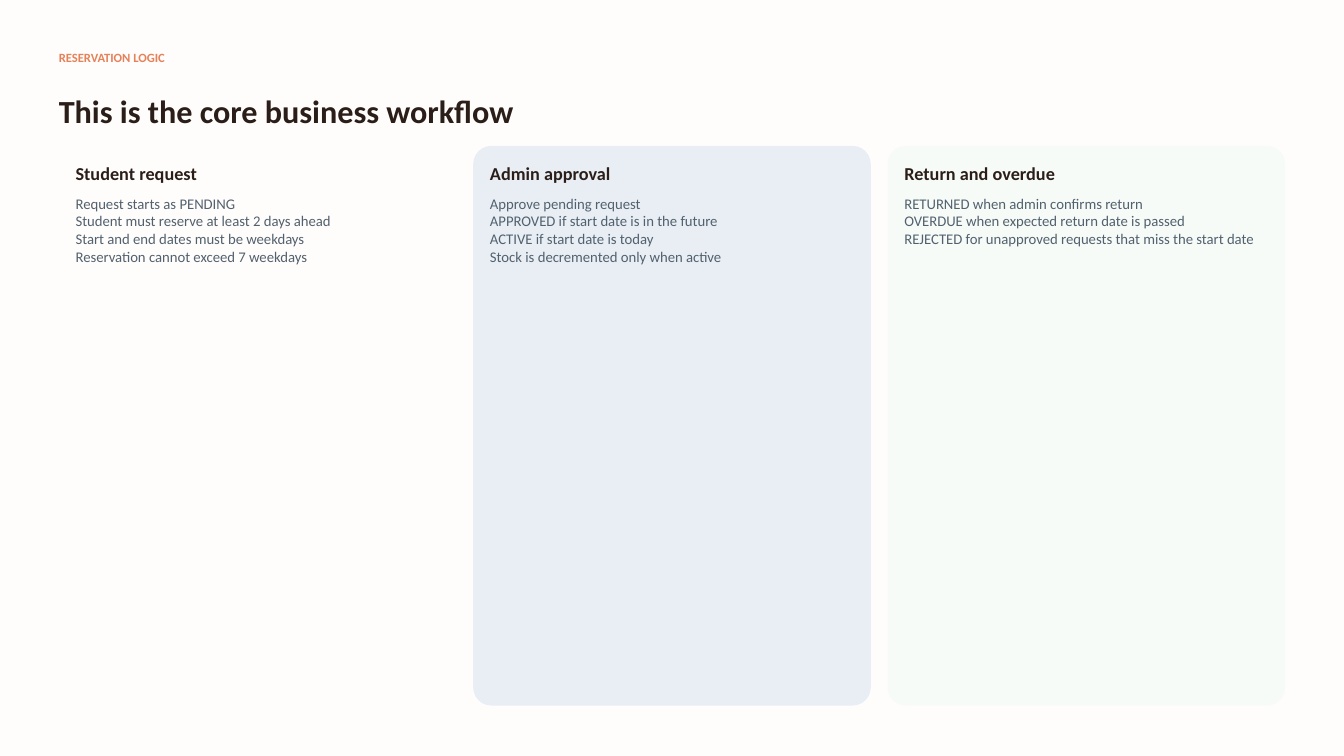
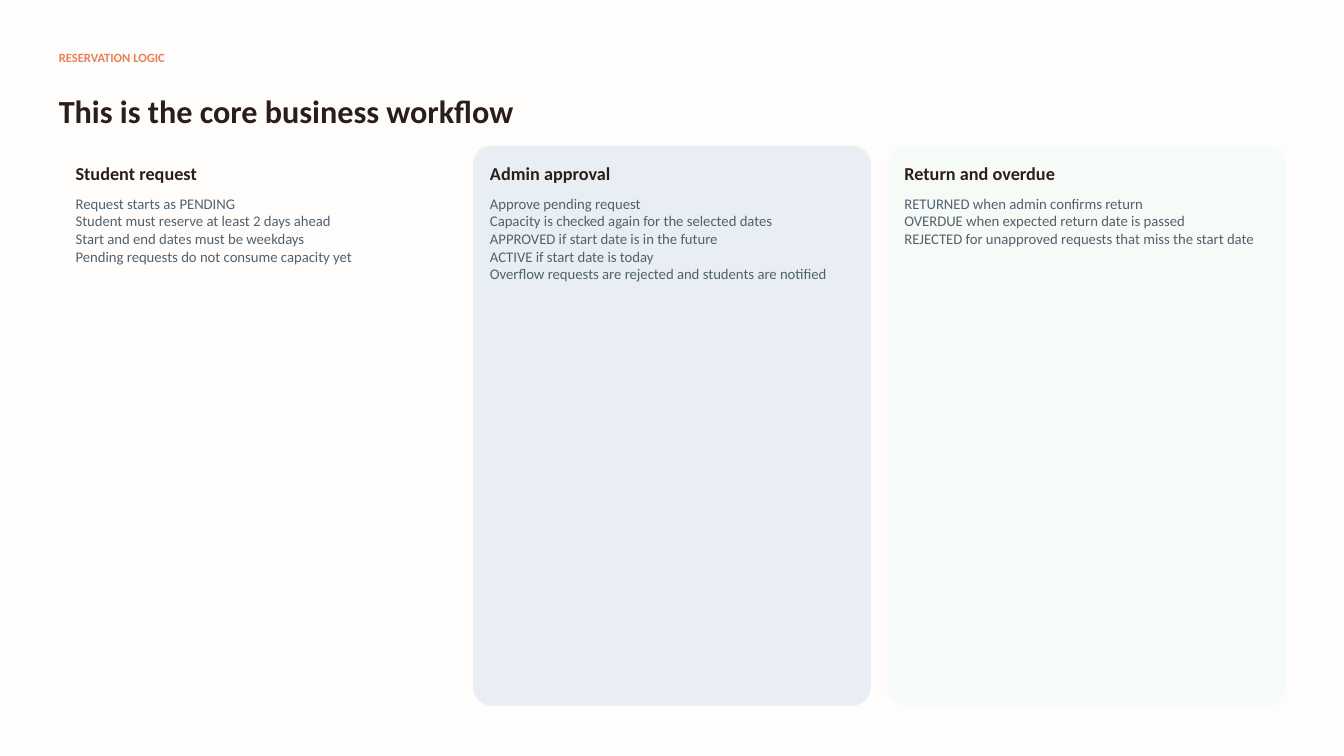
Before and after one commit to montassar1234/campus-resourcely, a slide deck: slide 7 of docs/Campus-Resourcely-Spring-Boot-Defense.pptx. Drawn at 1344x756 pixels with LibreOffice and Linux fonts; fonts in the diff are those of the drawing. Boxes give left, top, right and bottom in pixels: in the first picture for what was removed or moved away, otherwise in the second. Text is boxed around its words. In the diff, an @@ line names an element or a change of style, - is before the commit and + after.

Commit message:
Polish TEK-UP reservation workflow

```diff
--- a/docs/Campus-Resourcely-Spring-Boot-Defense.pptx
+++ b/docs/Campus-Resourcely-Spring-Boot-Defense.pptx
@@ text at bbox=[490, 216, 772, 229]: paragraph added @@
+Capacity is checked again for the selected dates
@@ text at bbox=[76, 252, 352, 265]: text changed @@
-Reservation cannot exceed 7 weekdays
+Pending requests do not consume capacity yet
@@ text at bbox=[490, 269, 826, 282]: text changed @@
-Stock is decremented only when active
+Overflow requests are rejected and students are notified
```
Also in this commit, not shown: 8 other slides changed, 28 other files.
